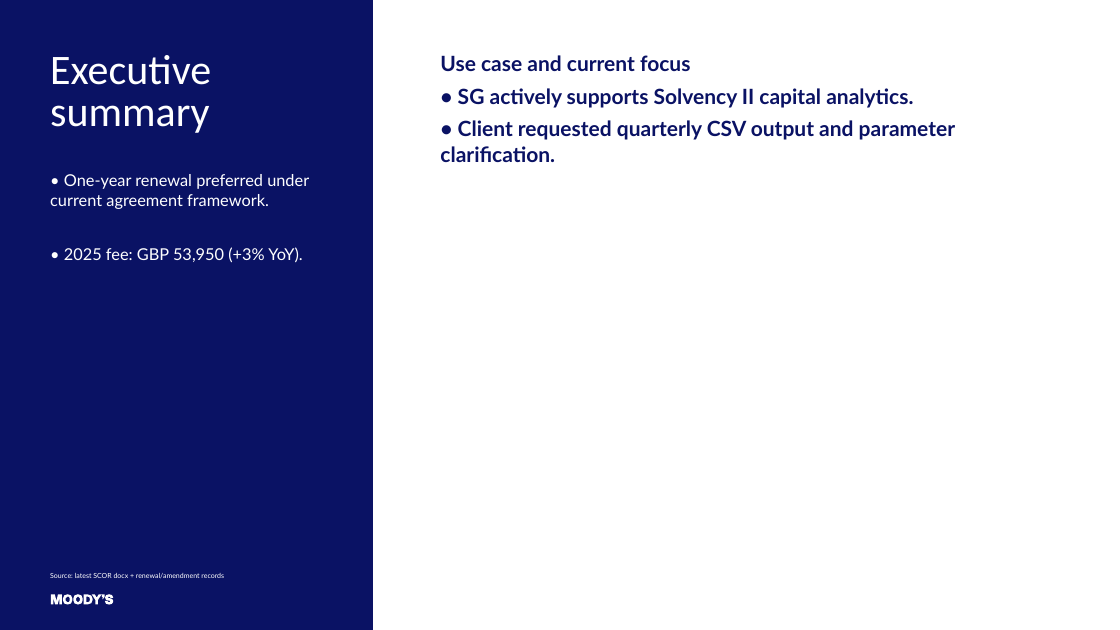
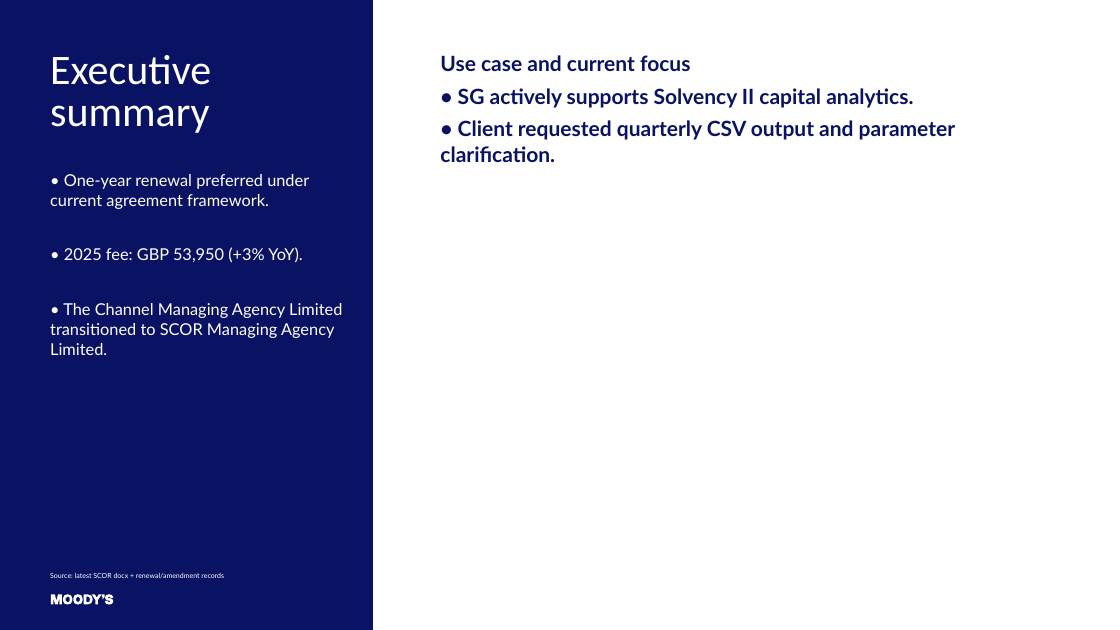
Before and after one commit to najibdarif28-tech/SCOR, a slide deck: slide 2 of SCOR_Managing_Agency_Contractual_UseCase_RecentTopics_MoodysTemplate.pptx. Drawn at 1120x630 pixels with LibreOffice and Linux fonts; fonts in the diff are those of the drawing; background and template pictures are left out. Boxes give left, top, right and bottom in pixels: in the first picture for what was removed or moved away, otherwise in the second. Text is boxed around its words. In the diff, an @@ line names an element or a change of style, - is before the commit and + after.

```diff
--- a/SCOR_Managing_Agency_Contractual_UseCase_RecentTopics_MoodysTemplate.pptx
+++ b/SCOR_Managing_Agency_Contractual_UseCase_RecentTopics_MoodysTemplate.pptx
@@ text at (50, 303, 342, 355): paragraph added @@
+• The Channel Managing Agency Limited transitioned to SCOR Managing Agency Limited.
```
Also in this commit, not shown: 2 other slides changed, 1 other file.
